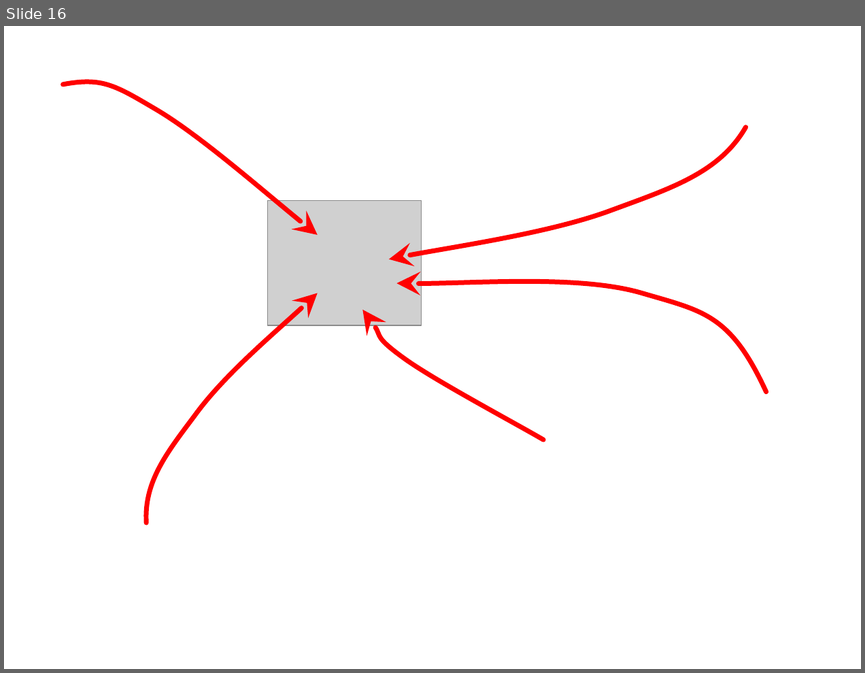
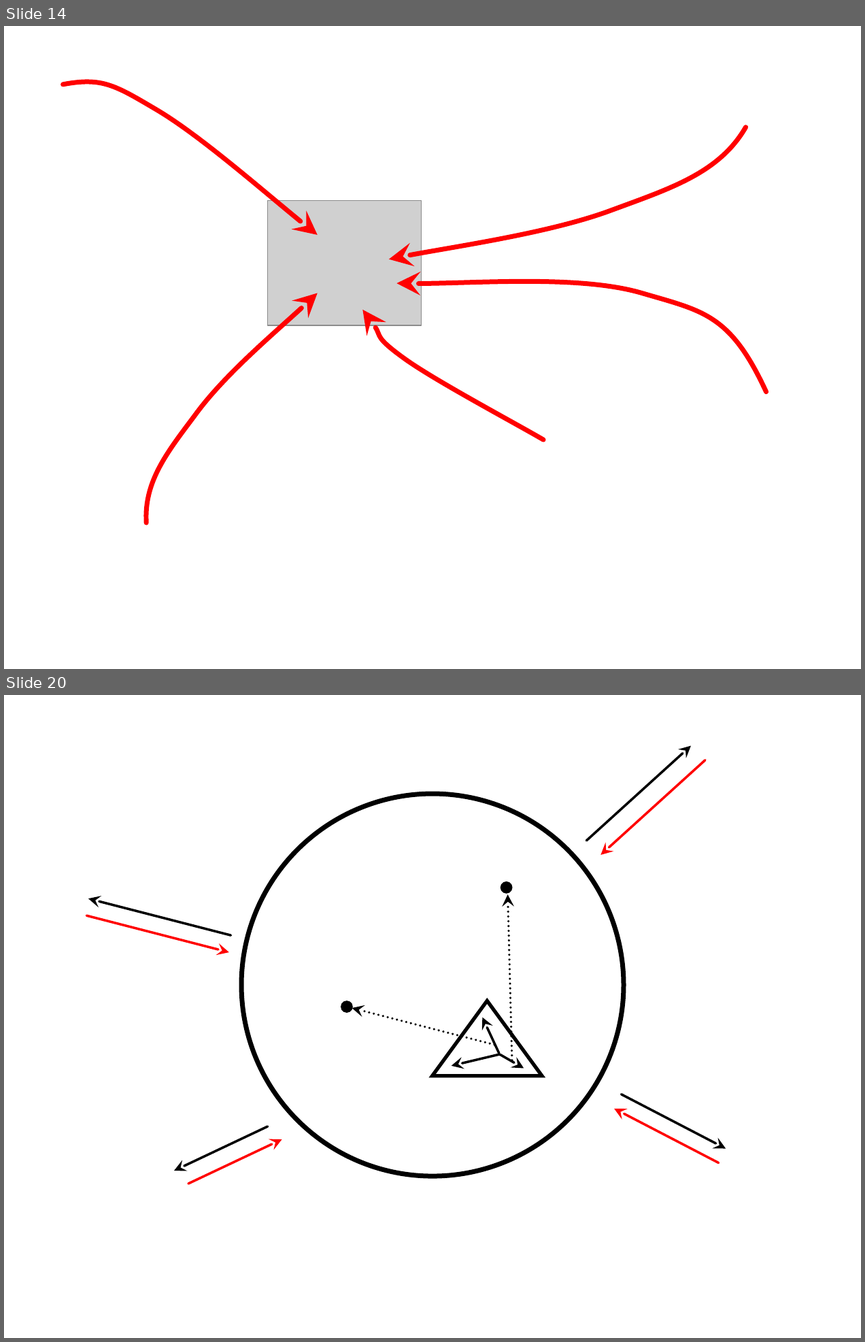
Before and after one commit to adapar-presentations/coloquio-3, a slide deck: powerpoint/tres-lemas.pptx. Shown one above the other, each under a label of ours: slide 16 before the commit, slides 14 and 20 after it; the slides between them are not shown. The pictures are 865x673 and 865x1342 pixels, drawn with LibreOffice and Linux fonts; fonts in the diff are those of the drawing; grey boxes stand for pictures. Boxes give left, top, right and bottom in pixels: in the first picture for what was removed or moved away, otherwise in the second. Text is boxed around its words. In the diff, an @@ line names an element or a change of style, - is before the commit and + after.

```diff
--- a/powerpoint/tres-lemas.pptx
+++ b/powerpoint/tres-lemas.pptx
@@ slide 20 added at bbox=[4, 695, 861, 1338], background #FFFFFF @@
@@ arrow added from (587, 841) to (691, 745), #000000 2 pt @@
@@ arrow added from (705, 760) to (600, 854), #FF0000 2 pt @@
@@ ellipse added at bbox=[241, 794, 623, 1176], fill #FFFFFF, outline #000000 4 pt @@
@@ ellipse added at bbox=[500, 881, 512, 893], fill #000000 @@
@@ arrow added from (512, 1060) to (508, 895), #000000 2 pt dashed @@
@@ arrow added from (86, 915) to (229, 952), #FF0000 2 pt @@
@@ arrow added from (231, 935) to (88, 899), #000000 2 pt @@
@@ ellipse added at bbox=[341, 1000, 353, 1012], fill #000000 @@
@@ arrow added from (494, 1045) to (352, 1008), #000000 2 pt dashed @@
@@ group added at bbox=[432, 1001, 542, 1076]: 3 arrows, 1 triangle, 1 ellipse @@
@@ arrow added from (621, 1094) to (725, 1149), #000000 2 pt @@
@@ arrow added from (719, 1163) to (614, 1108), #FF0000 2 pt @@
@@ arrow added from (268, 1126) to (173, 1170), #000000 2 pt @@
@@ arrow added from (188, 1183) to (281, 1139), #FF0000 2 pt @@
@@ what was slide 16 is now slide 14 @@
```
Also in this commit, not shown: 4 slides changed, 10 other slides added, 11 slides removed.
